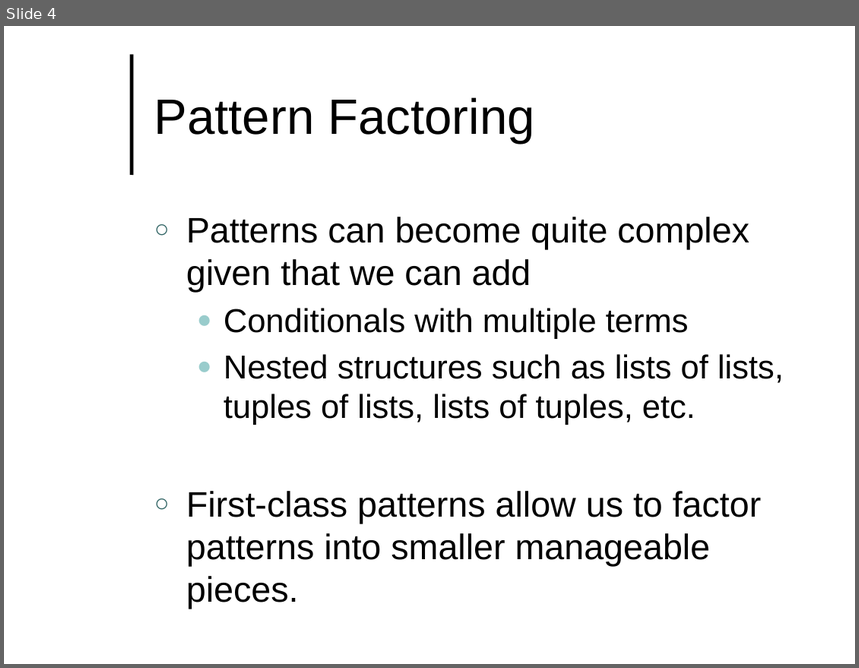
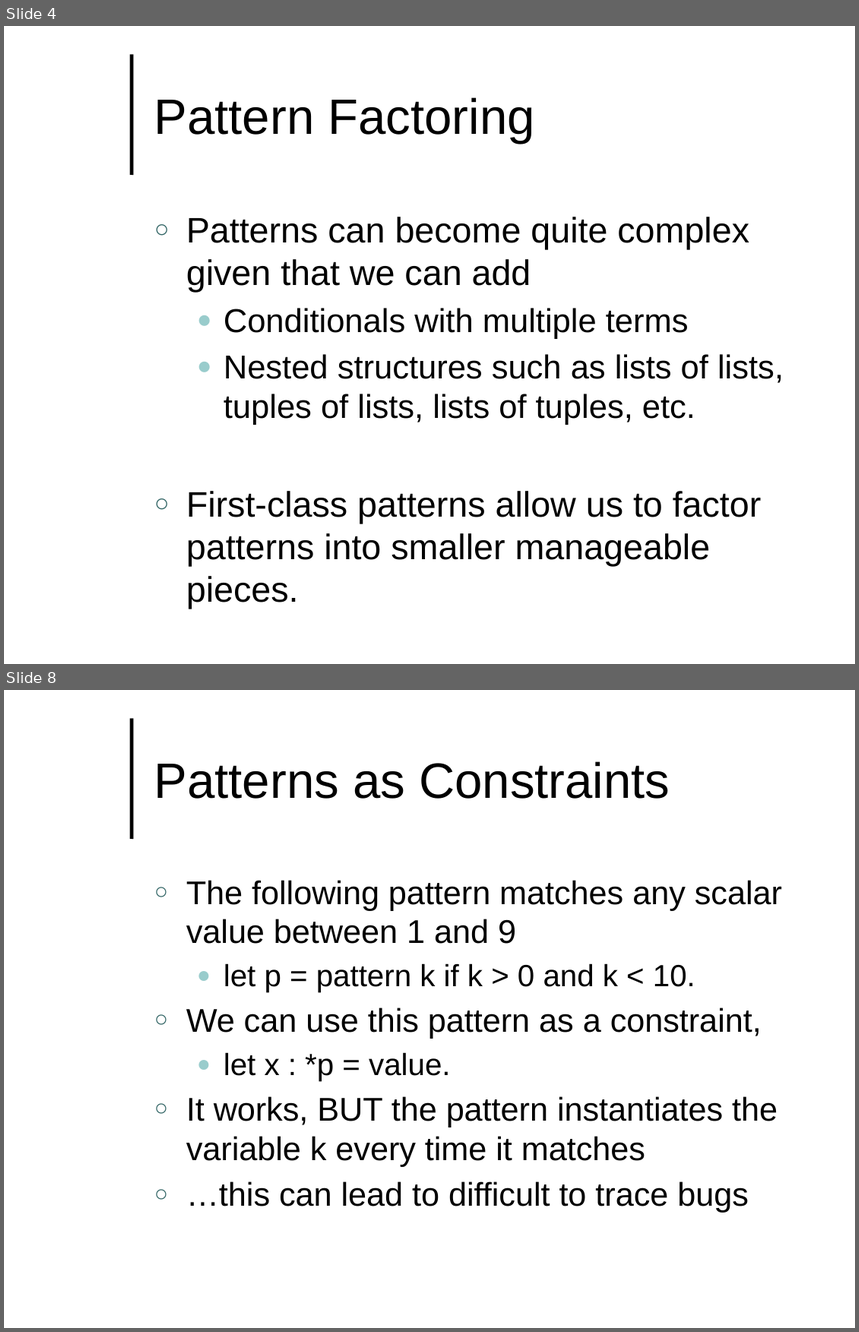
Before and after one commit to lutzhamel/CSC493, a slide deck: notes/csc493-ln015.pptx. Shown one above the other, each under a label of ours: slide 4 before the commit, slides 4 and 8 after it; the slides between them are not shown. The pictures are 859x668 and 859x1332 pixels, drawn with LibreOffice and Linux fonts; fonts in the diff are those of the drawing; background and template pictures are left out. Boxes give left, top, right and bottom in pixels: in the first picture for what was removed or moved away, otherwise in the second. Text is boxed around its words. In the diff, an @@ line names an element or a change of style, - is before the commit and + after.

```diff
--- a/notes/csc493-ln015.pptx
+++ b/notes/csc493-ln015.pptx
@@ slide 8 added at [4,690,855,1328], background #FFFFFF; not listed: 1 template element that a slide beside it also shows @@
@@ title added at [154,761,670,799], 42 pt, text #000000 @@
+Patterns as Constraints
@@ text added at [186,880,782,1213], 27.8 pt, text #000000 @@
+○ The following pattern matches any scalar value between 1 and 9
+  ● let p = pattern k if k > 0 and k < 10.
+○ We can use this pattern as a constraint,
+  ● let x : *p = value.
+○ It works, BUT the pattern instantiates the variable k every time it matches
+○ …this can lead to difficult to trace bugs
```
Also in this commit, not shown: 2 slides changed, 10 other slides added, 7 other files.
